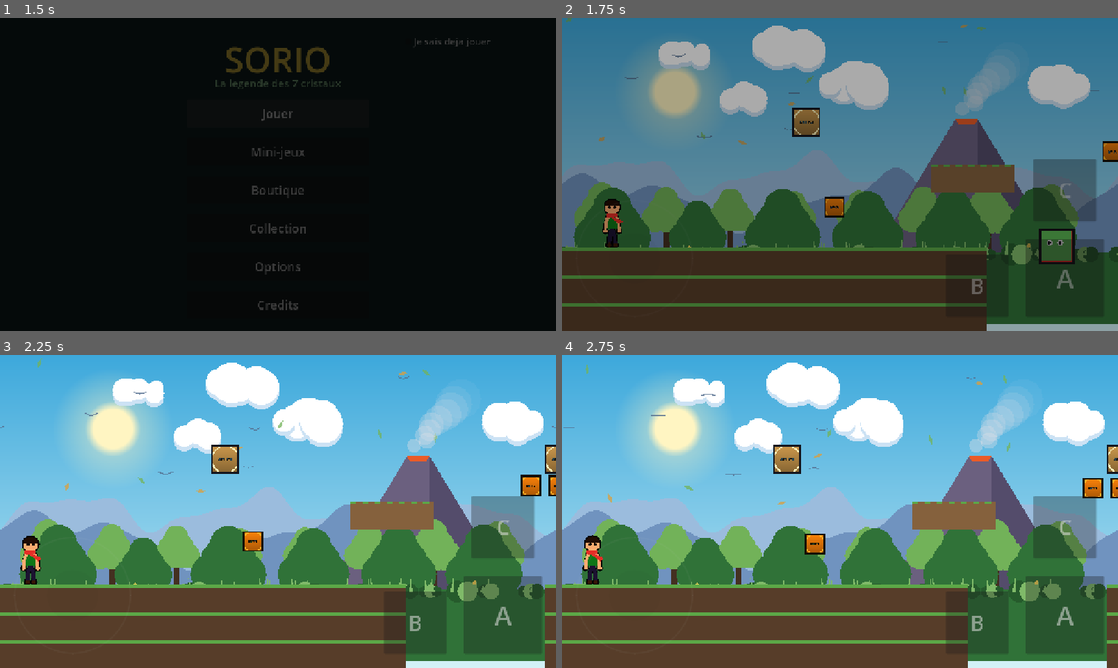
Above: before the commit, frames 1-4 (two rows, left to right).
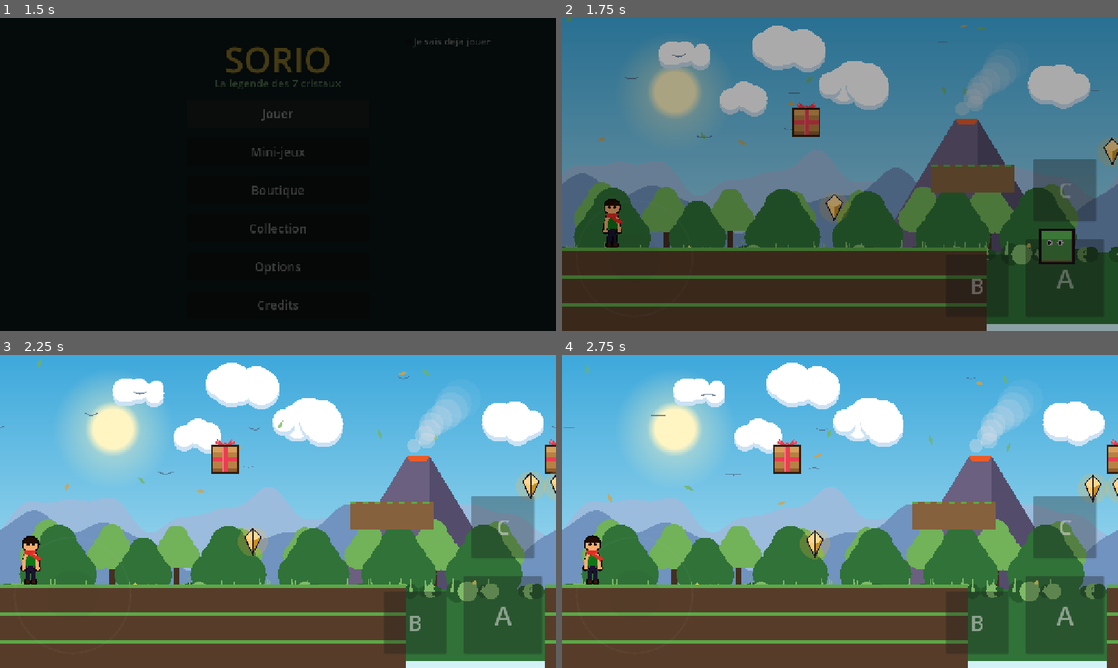
Above: after the commit, the same moments.

Repository: ChrisSanchezfrance/SORIO
Game: Godot game, scene res://src/scenes/boot/boot.tscn
The game is run twice, just before and just after one commit, with the same random seed, the same clock (stepped at 60 frames per second) and the same inputs.
Inputs:
- Up to frame 1 (1.5 s): tap Enter at 0.5 s; hold Right (move_right) 0.53-1.25 s; tap J (attack) at 0.6 s; tap Space (jump) at 0.77, 1.07 s; click "Jouer" at 1.25 s
- Up to frame 2 (1.75 s): no input
- Up to frame 3 (2.25 s): hold Down (move_down) from 2.03 s (still down); tap F (power) at 2.1 s
- Up to frame 4 (2.75 s): keep holding Down (move_down); tap Space (jump) at 2.27, 2.57 s

Frame 1 is identical in both runs. In frame 2, 0.7% of the frame differs, in the area x 41-100%, y 26-65%; in frame 3, 1.4%; in frame 4, 1.5%, in the area x 38-100%, y 26-66%.

Commit message:
Cadeaux a ruban et objets en cristal aux couleurs de leur pouvoir
Les deux derniers placeholders du jeu disparaissent au profit de formes
dessinees en code, comme le reste du decor. Aucune texture n'entre dans le
depot.

Le Cadeau Surprise ressemble enfin a un cadeau : caisse de bois avec une
face superieure plus claire et une ombre en bas — le volume se lit sans
perspective —, ruban croise vertical et horizontal, liseré clair sur le
ruban pour qu'il brille, et un noeud a deux boucles sur le dessus. C'est le
noeud qui transforme la caisse en cadeau : un enfant doit reconnaitre un
CADEAU au premier regard, c'est ce qui donne envie d'aller le chercher.

Les objets deviennent des cristaux en losange, de la COULEUR DE LEUR
POUVOIR. Trois facettes — claire a gauche, sombre a droite, plus claire
encore sur le dessus — et une arete centrale : c'est ce contraste qui fait
lire "cristal" plutot que "losange plat". La forme dit "objet precieux", la
couleur dit lequel, donc on sait ce qu'on va gagner avant meme de l'avoir
touche, sans lire une ligne.

Le halo clair et l'oscillation verticale de A.7 sont conserves : tout ce qui
se ramasse les porte, sans exception.

Les deux scenes perdent leur Sprite2D ; les animations de casse et
d'absorption portent desormais sur le noeud lui-meme.

120 tests au vert. Build web republie.

Diff:
--- a/src/entities/pickups/gift_box.gd
+++ b/src/entities/pickups/gift_box.gd
@@ -43,7 +43,6 @@
 var _is_open: bool = false
 var _origin: Vector2 = Vector2.ZERO
 
-@onready var _sprite: Sprite2D = $Sprite
 @onready var _hit_zone: Area2D = $HitZone
 
 
@@ -58,6 +57,7 @@
 	_hit_zone.collision_layer = CollisionLayers.BREAKABLE
 	_hit_zone.collision_mask = CollisionLayers.PLAYER_PROJECTILE
 	_hit_zone.area_entered.connect(_on_hit_zone_entered)
+	queue_redraw()
 
 
 ## Injection depuis le niveau : le cadeau ne cherche jamais le joueur.
@@ -143,9 +143,63 @@
 
 func _play_break_effect() -> void:
 	var tween: Tween = create_tween().set_parallel(true)
-	tween.tween_property(_sprite, "scale", Vector2(1.35, 0.6), 0.10)
-	tween.tween_property(_sprite, "modulate:a", 0.0, 0.16)
+	tween.tween_property(self, "scale", Vector2(1.35, 0.6), 0.10)
+	tween.tween_property(self, "modulate:a", 0.0, 0.16)
 	tween.chain().tween_callback(queue_free)
+
+
+# --- Dessin -----------------------------------------------------------------
+
+## Un vrai cadeau : caisse de bois cerclee, ruban croise et noeud sur le
+## dessus. Un enfant doit reconnaitre un CADEAU au premier regard, pas une
+## caisse quelconque — c'est ce qui donne envie d'aller le chercher.
+
+const BOX_SIZE: float = 60.0
+const WOOD: Color = Color(0.72, 0.50, 0.26)
+const WOOD_DARK: Color = Color(0.56, 0.37, 0.18)
+const WOOD_LIGHT: Color = Color(0.84, 0.62, 0.34)
+const OUTLINE: Color = Color(0.20, 0.12, 0.06)
+const RIBBON: Color = Color(0.92, 0.24, 0.32)
+const RIBBON_LIGHT: Color = Color(1.00, 0.46, 0.52)
+const RIBBON_WIDTH: float = 12.0
+const OUTLINE_WIDTH: float = 4.0
+
+
+func _draw() -> void:
+	var half: float = BOX_SIZE * 0.5
+	var body: Rect2 = Rect2(-half, -half, BOX_SIZE, BOX_SIZE)
+
+	# Corps, avec une face superieure plus claire : le volume se lit sans
+	# avoir a dessiner de perspective.
+	draw_rect(body, WOOD)
+	draw_rect(Rect2(-half, -half, BOX_SIZE, BOX_SIZE * 0.26), WOOD_LIGHT)
+	draw_rect(Rect2(-half, half - BOX_SIZE * 0.18, BOX_SIZE, BOX_SIZE * 0.18), WOOD_DARK)
+
+	# Ruban croise, vertical puis horizontal.
+	draw_rect(Rect2(-RIBBON_WIDTH * 0.5, -half, RIBBON_WIDTH, BOX_SIZE), RIBBON)
+	draw_rect(Rect2(-half, -RIBBON_WIDTH * 0.5, BOX_SIZE, RIBBON_WIDTH), RIBBON)
+	# Un liseré clair sur le ruban : il brille, donc il attire l'oeil.
+	draw_rect(Rect2(-RIBBON_WIDTH * 0.5, -half, RIBBON_WIDTH * 0.32, BOX_SIZE), RIBBON_LIGHT)
+
+	_draw_bow(-half)
+	draw_rect(body, OUTLINE, false, OUTLINE_WIDTH)
+
+
+## Noeud sur le dessus : deux boucles et un centre. C'est lui qui transforme
+## la caisse en cadeau.
+func _draw_bow(top: float) -> void:
+	var knot: Vector2 = Vector2(0.0, top - 2.0)
+	for side: float in [-1.0, 1.0]:
+		var loop: Vector2 = knot + Vector2(side * 13.0, -7.0)
+		draw_colored_polygon(PackedVector2Array([
+			knot,
+			loop + Vector2(side * 4.0, -7.0),
+			loop + Vector2(side * 10.0, 1.0),
+			knot + Vector2(side * 5.0, 5.0),
+		]), RIBBON)
+		draw_circle(loop + Vector2(side * 4.0, -2.0), 3.0, RIBBON_LIGHT)
+	draw_circle(knot, 6.0, RIBBON)
+	draw_circle(knot + Vector2(-1.5, -1.5), 2.6, RIBBON_LIGHT)
 
 
 func is_open() -> bool:
--- a/src/entities/pickups/gift_box.tscn
+++ b/src/entities/pickups/gift_box.tscn
@@ -1,7 +1,6 @@
-[gd_scene load_steps=5 format=3]
+[gd_scene load_steps=4 format=3]
 
 [ext_resource type="Script" path="res://src/entities/pickups/gift_box.gd" id="1_gift"]
-[ext_resource type="Texture2D" path="res://assets/sprites/placeholder/gift-box.png" id="2_tex"]
 
 [sub_resource type="RectangleShape2D" id="RectangleShape2D_body"]
 size = Vector2(64, 64)
@@ -14,9 +13,6 @@
 collision_mask = 0
 script = ExtResource("1_gift")
 
-[node name="Sprite" type="Sprite2D" parent="."]
-texture = ExtResource("2_tex")
-
 [node name="Collision" type="CollisionShape2D" parent="."]
 shape = SubResource("RectangleShape2D_body")
 
--- a/src/entities/pickups/pickup.gd
+++ b/src/entities/pickups/pickup.gd
@@ -48,8 +48,9 @@
 var _phase: Phase = Phase.POP
 var _velocity: Vector2 = POP_VELOCITY
 var _elapsed: float = 0.0
-var _sprite: Sprite2D = null
 var _bob_time: float = 0.0
+## Decalage vertical de l'oscillation, applique au dessin.
+var _bob: float = 0.0
 
 
 func _ready() -> void:
@@ -57,16 +58,13 @@
 	collision_mask = 0
 	monitoring = false
 	monitorable = false
-	_sprite = get_node_or_null(^"Sprite") as Sprite2D
-	if _sprite != null:
-		_sprite.modulate = tint
+	queue_redraw()
 
 
 ## Appele par le cadeau qui vient de s'ouvrir.
 func launch(from: Vector2, toward: Node2D, sideways: float = 0.0) -> void:
 	global_position = from
-	if _sprite != null:
-		_sprite.modulate = tint
+	queue_redraw()
 	target = toward
 	_velocity = POP_VELOCITY + Vector2(sideways, 0.0)
 	_phase = Phase.POP
@@ -80,8 +78,7 @@
 	global_position = where
 	target = toward
 	_phase = Phase.RESTING
-	if _sprite != null:
-		_sprite.modulate = tint
+	queue_redraw()
 
 
 func _physics_process(delta: float) -> void:
@@ -89,8 +86,8 @@
 	_bob_time += delta
 
 	if _phase == Phase.RESTING:
-		if _sprite != null:
-			_sprite.position.y = sin(_bob_time * BOB_SPEED) * BOB_AMPLITUDE
+		_bob = sin(_bob_time * BOB_SPEED) * BOB_AMPLITUDE
+		queue_redraw()
 		if target != null and is_instance_valid(target) \
 				and global_position.distance_to(target.global_position + Vector2(0, -64)) \
 					<= REST_PICKUP_RADIUS:
@@ -109,8 +106,8 @@
 			return
 
 	# Oscillation verticale : la grammaire des ramassables de A.7.
-	if _sprite != null:
-		_sprite.position.y = sin(_bob_time * BOB_SPEED) * BOB_AMPLITUDE
+	_bob = sin(_bob_time * BOB_SPEED) * BOB_AMPLITUDE
+	queue_redraw()
 
 	# Sans cible ou apres trop longtemps, on se ramasse tout seul plutot que
 	# de laisser un objet fantome vivre dans le niveau.
@@ -163,10 +160,57 @@
 ## l'objet semble avoir disparu tout seul.
 func _play_absorb_effect() -> void:
 	set_physics_process(false)
-	if _sprite == null:
-		queue_free()
-		return
 	var tween: Tween = create_tween().set_parallel(true)
-	tween.tween_property(_sprite, "scale", Vector2(1.6, 1.6), 0.12)
-	tween.tween_property(_sprite, "modulate:a", 0.0, 0.12)
+	tween.tween_property(self, "scale", Vector2(1.6, 1.6), 0.12)
+	tween.tween_property(self, "modulate:a", 0.0, 0.12)
 	tween.chain().tween_callback(queue_free)
+
+
+# --- Dessin -----------------------------------------------------------------
+
+## Un cristal en losange, de la COULEUR DE SON POUVOIR. La forme dit "objet
+## precieux" et la couleur dit lequel : on sait ce qu'on va gagner avant
+## meme de l'avoir touche, sans lire une seule ligne.
+##
+## Le halo clair et l'oscillation verticale sont la grammaire des
+## ramassables de A.7 — tout ce qui se ramasse la porte, sans exception.
+
+const CRYSTAL_HEIGHT: float = 30.0
+const CRYSTAL_WIDTH: float = 19.0
+## Hauteur de l'arete du haut, qui donne la facette superieure.
+const CREST_RATIO: float = 0.34
+const OUTLINE: Color = Color(0.12, 0.10, 0.16)
+const OUTLINE_WIDTH: float = 2.5
+const HALO_ALPHA: float = 0.22
+
+
+func _draw() -> void:
+	var center: Vector2 = Vector2(0.0, _bob)
+	var top: Vector2 = center + Vector2(0.0, -CRYSTAL_HEIGHT)
+	var bottom: Vector2 = center + Vector2(0.0, CRYSTAL_HEIGHT)
+	var left: Vector2 = center + Vector2(-CRYSTAL_WIDTH, -CRYSTAL_HEIGHT * CREST_RATIO)
+	var right: Vector2 = center + Vector2(CRYSTAL_WIDTH, -CRYSTAL_HEIGHT * CREST_RATIO)
+
+	# Halo : on le voit de loin, meme sur un fond charge.
+	var halo: Color = tint
+	halo.a = HALO_ALPHA
+	draw_circle(center, CRYSTAL_HEIGHT * 1.15, halo)
+
+	# Le losange, en deux facettes : claire a gauche, sombre a droite. C'est
+	# ce contraste qui fait lire "cristal" plutot que "losange plat".
+	draw_colored_polygon(
+		PackedVector2Array([top, left, bottom]), tint.lightened(0.28)
+	)
+	draw_colored_polygon(
+		PackedVector2Array([top, right, bottom]), tint.darkened(0.22)
+	)
+	# Facette superieure, plus claire encore : le point de lumiere.
+	draw_colored_polygon(
+		PackedVector2Array([top, left, center, right]), tint.lightened(0.45)
+	)
+
+	draw_polyline(PackedVector2Array([
+		top, left, bottom, right, top,
+	]), OUTLINE, OUTLINE_WIDTH)
+	# Arete centrale : elle separe les deux facettes et acheve le volume.
+	draw_line(top, bottom, OUTLINE, OUTLINE_WIDTH * 0.7)
--- a/src/entities/pickups/pickup.tscn
+++ b/src/entities/pickups/pickup.tscn
@@ -1,7 +1,6 @@
-[gd_scene load_steps=4 format=3]
+[gd_scene load_steps=3 format=3]
 
 [ext_resource type="Script" path="res://src/entities/pickups/pickup.gd" id="1_pickup"]
-[ext_resource type="Texture2D" path="res://assets/sprites/placeholder/amber.png" id="2_tex"]
 
 [sub_resource type="CircleShape2D" id="CircleShape2D_pick"]
 radius = 24.0
@@ -13,8 +12,5 @@
 monitorable = false
 script = ExtResource("1_pickup")
 
-[node name="Sprite" type="Sprite2D" parent="."]
-texture = ExtResource("2_tex")
-
 [node name="Collision" type="CollisionShape2D" parent="."]
 shape = SubResource("CircleShape2D_pick")
Binary file changed: docs/images/passe2_niveau.png
